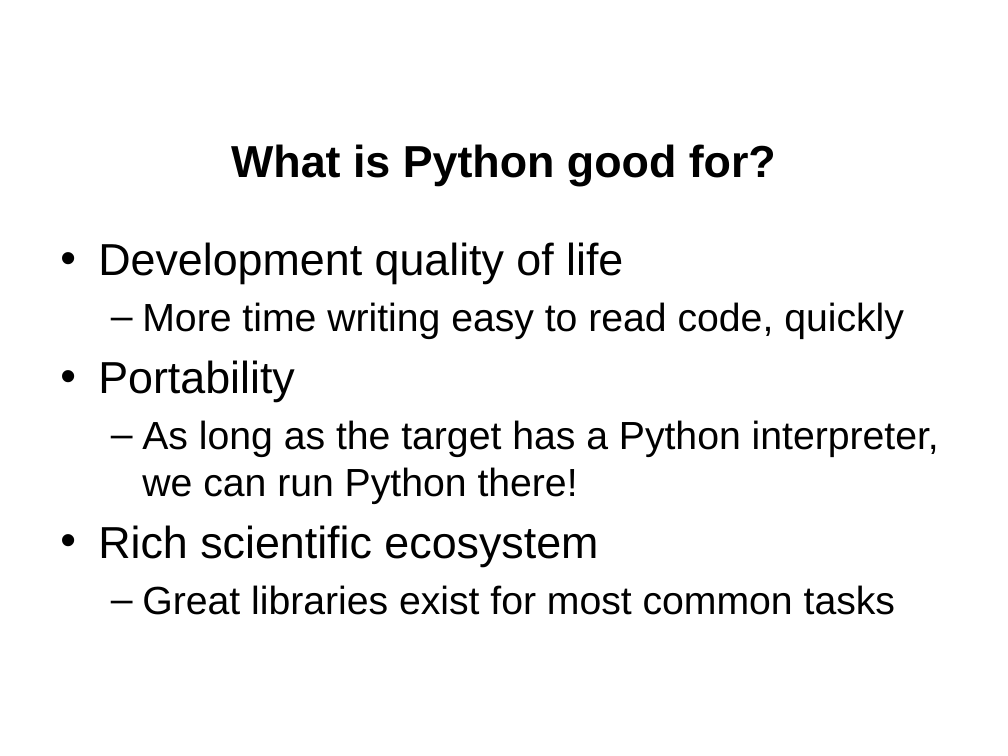
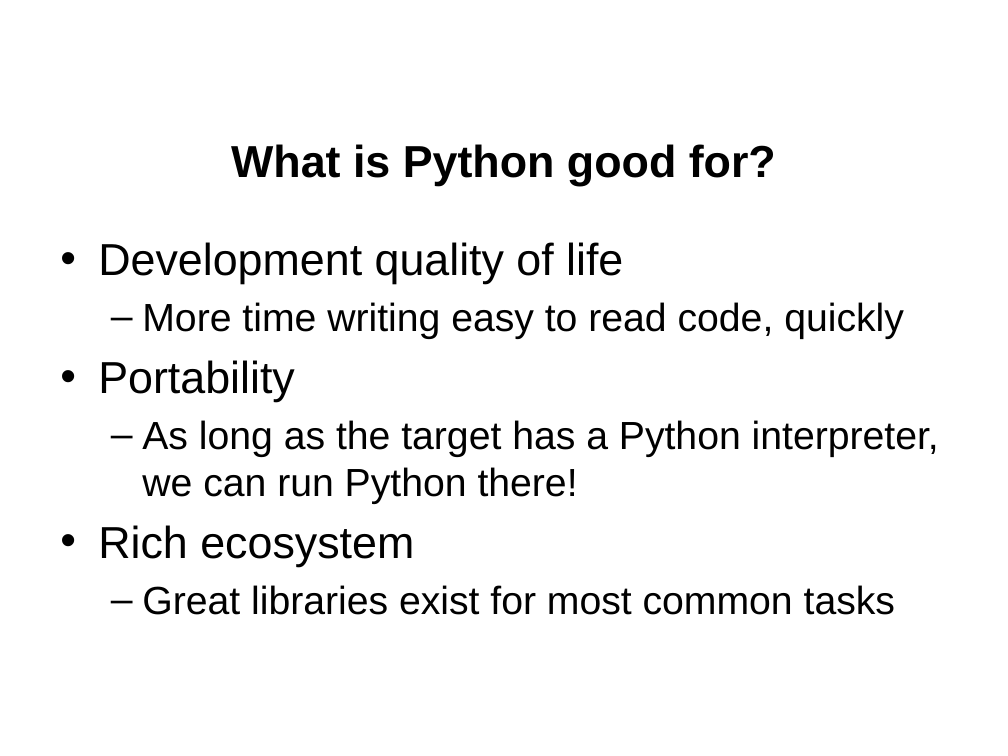
Before and after one commit to jgerity/talks, a slide deck: slide 9 of 2016/computing_workgroup/intro-to-python/intro-to-python.pptx (slide 10 before the commit). Drawn at 1008x756 pixels with LibreOffice and Linux fonts; fonts in the diff are those of the drawing; background and template pictures are left out. Boxes give left, top, right and bottom in pixels: in the first picture for what was removed or moved away, otherwise in the second. Text is boxed around its words. In the diff, an @@ line names an element or a change of style, - is before the commit and + after.

```diff
--- a/2016/computing_workgroup/intro-to-python/intro-to-python.pptx
+++ b/2016/computing_workgroup/intro-to-python/intro-to-python.pptx
@@ text at [98, 525, 414, 567]: text changed @@
-• Rich scientific ecosystem
+• Rich ecosystem
```
Also in this commit, not shown: 7 other slides changed, 5 slides added, 1 slide removed.
